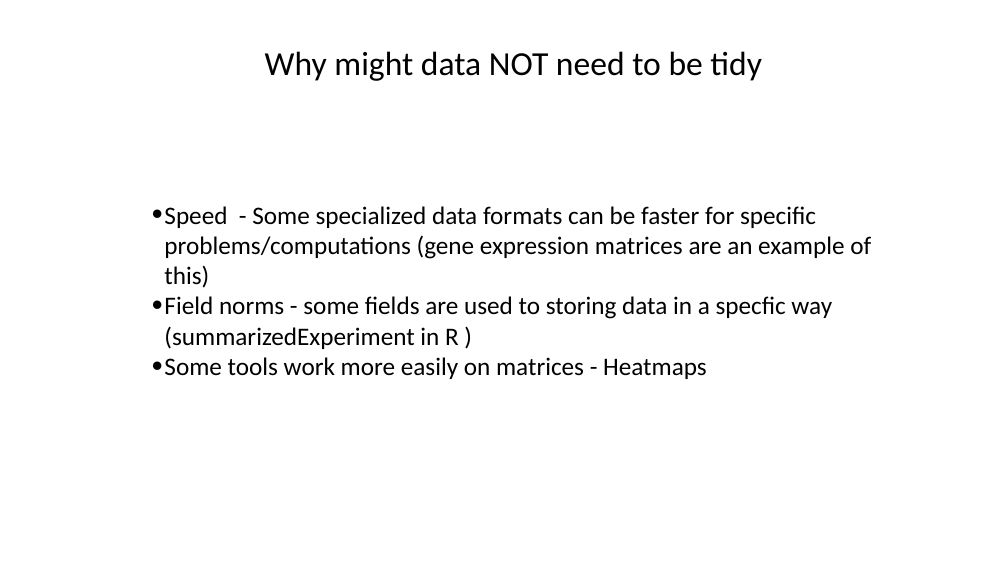
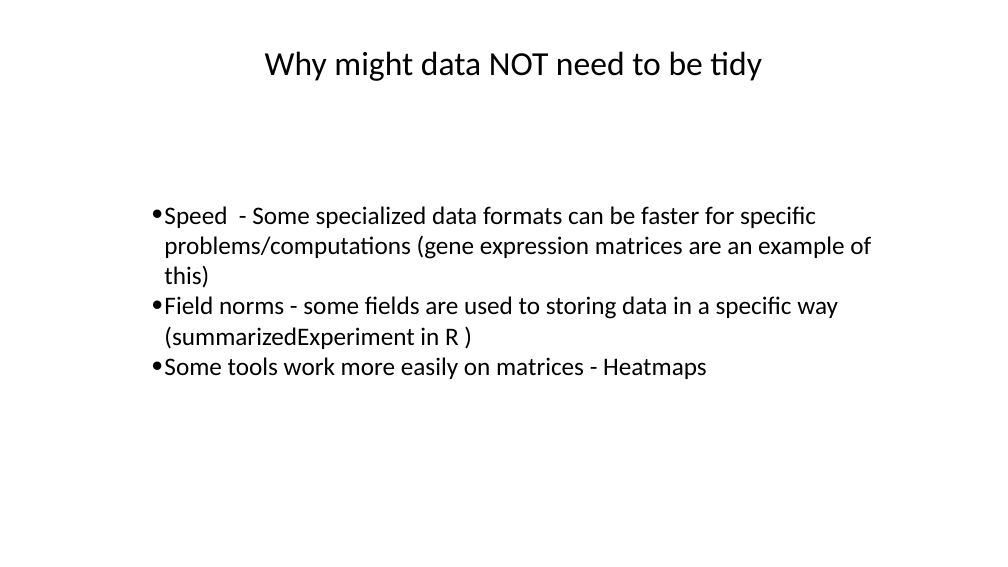
Before and after one commit to jraab/GNET749_RNAseq, a slide deck: slide 8 of lectures/2025_GNET749_Lecture2.pptx (slide 7 before the commit). Drawn at 1008x567 pixels with LibreOffice and Linux fonts; fonts in the diff are those of the drawing. Boxes give left, top, right and bottom in pixels: in the first picture for what was removed or moved away, otherwise in the second. Text is boxed around its words. In the diff, an @@ line names an element or a change of style, - is before the commit and + after.

```diff
--- a/lectures/2025_GNET749_Lecture2.pptx
+++ b/lectures/2025_GNET749_Lecture2.pptx
@@ text at (164,296,838,349): text changed @@
-• Field norms - some fields are used to storing data in a specfic way (summarizedExperiment in R )
+• Field norms - some fields are used to storing data in a specific way (summarizedExperiment in R )
```
Also in this commit, not shown: 2 other slides changed, 1 slide added, 5 other files.
